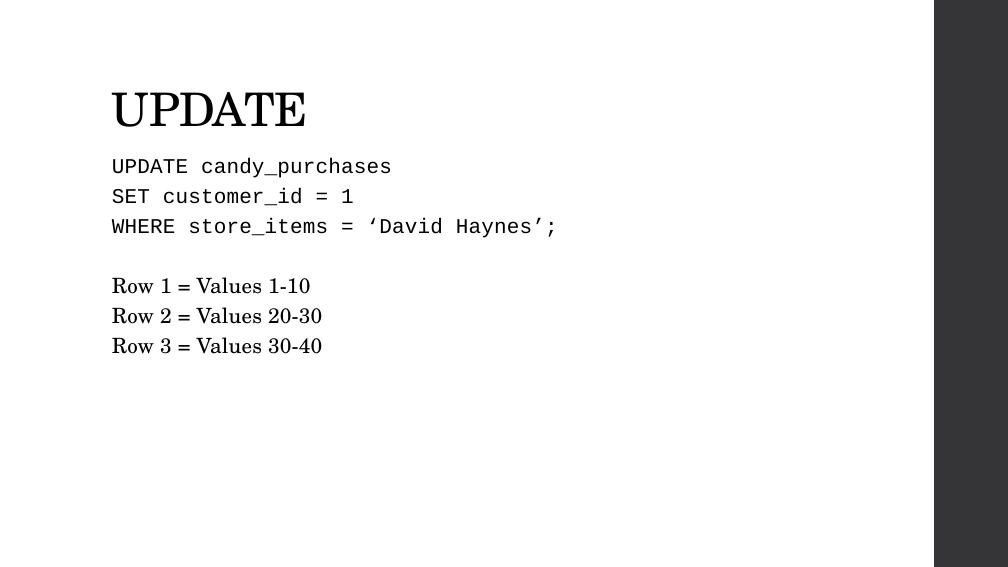
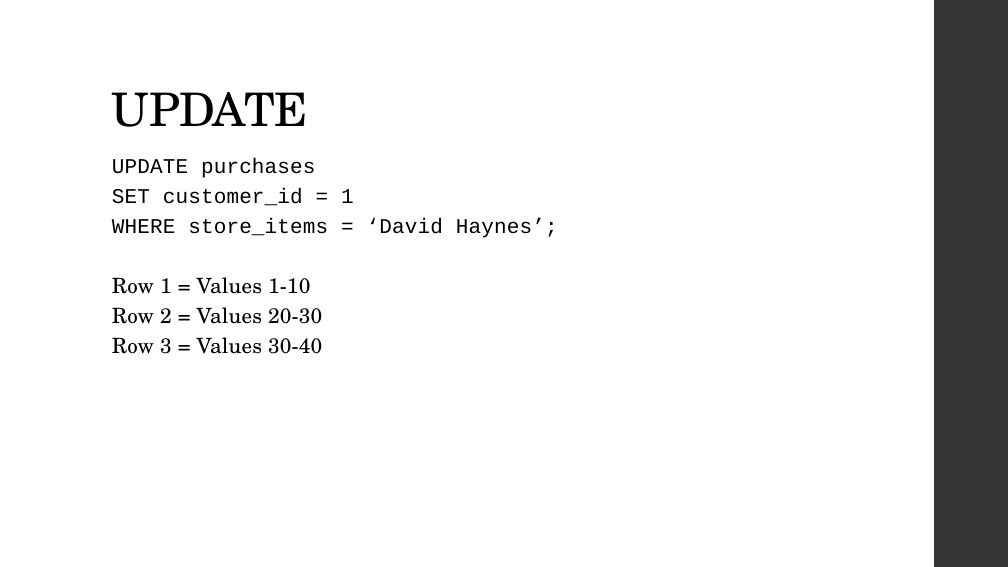
Before and after one commit to MGIS-UMN/GIS5577_week3, a slide deck: slide 23 of Database_Management.odp. Drawn at 1008x567 pixels with LibreOffice and Linux fonts; fonts in the diff are those of the drawing. Boxes give left, top, right and bottom in pixels: in the first picture for what was removed or moved away, otherwise in the second. Text is boxed around its words. In the diff, an @@ line names an element or a change of style, - is before the commit and + after.

Commit message:
Fixed a few typos in the slides

```diff
--- a/Database_Management.odp
+++ b/Database_Management.odp
@@ text at <box>112,158,316,178</box>: text changed @@
-UPDATE candy_purchases
+UPDATE purchases
```
Also in this commit, not shown: 1 other slide changed.
